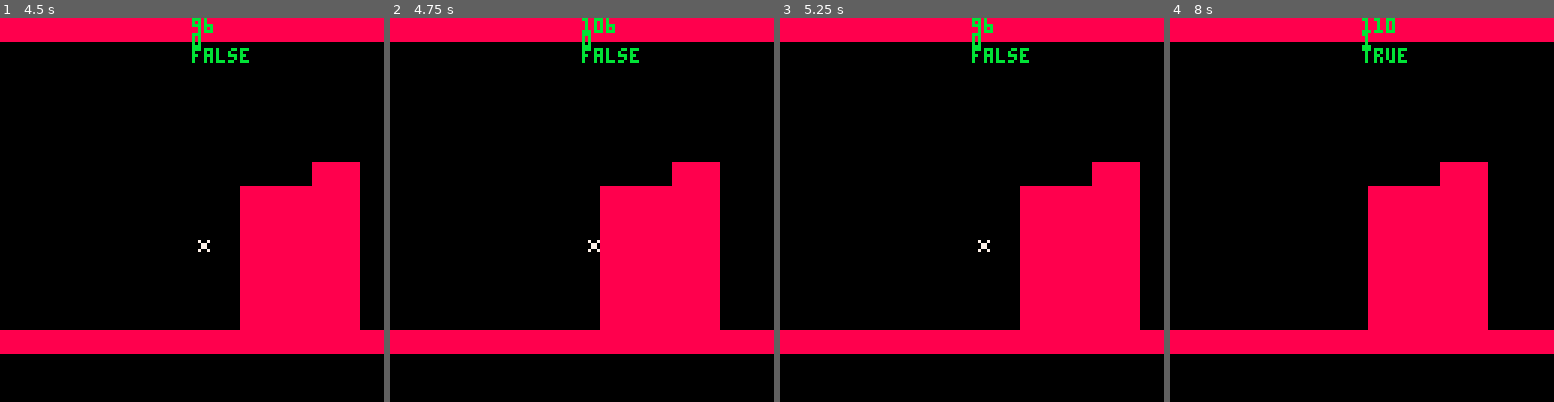
Above: before the commit, frames 1-4 (left to right).
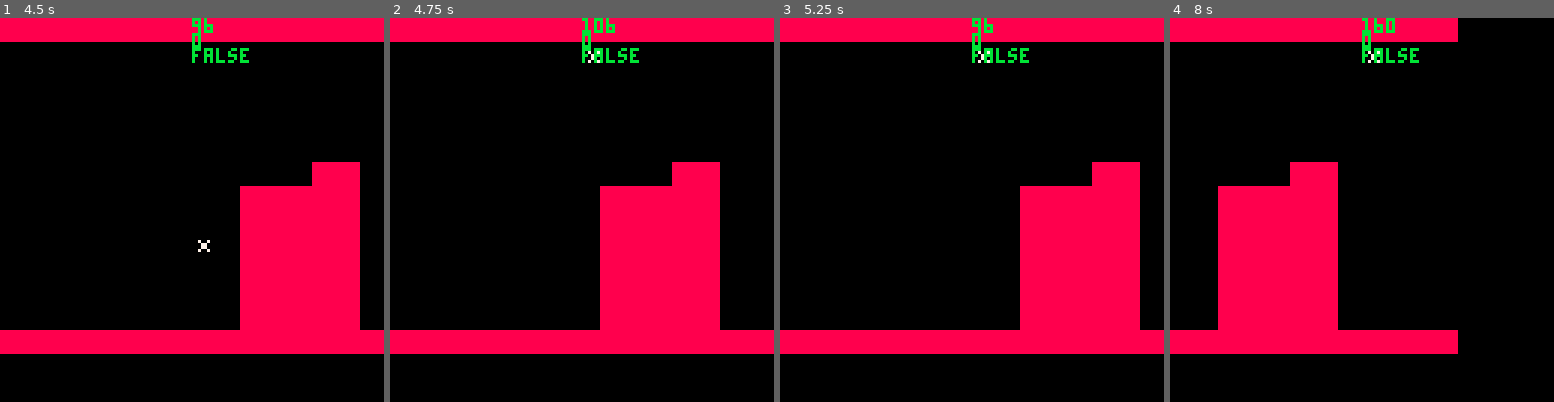
Above: after the commit, the same moments.

Repository: pratik2709/anotherPlatformer
Game: PICO-8 cartridge player.p8
Two runs of this game, one before a commit and one after it. Both use one fixed random seed, a clock stepped at 60 frames per second and the inputs below.
Inputs:
- Up to frame 1 (4.5 s): tap O (Z key) at 0.7, 1.7, 2.1, 2.5, 2.9, 3.3, 3.7, 4.1 s; hold Right 1.6-2.1 s; hold Right 2.47-3.03 s; hold Left 3.08-3.58 s; hold Right from 4.02 s (still down)
- Up to frame 2 (4.75 s): tap O (Z key) at 4.5 s; release Right at 4.68 s
- Up to frame 3 (5.25 s): tap O (Z key) at 4.9 s; hold Left from 5.08 s (still down)
- Up to frame 4 (8 s): tap O (Z key) every 0.4 s from 5.3 to 7.7 s; release Left at 5.68 s; hold Right 6.08-6.58 s; hold Right 6.63-7.13 s; hold Right from 7.5 s (still down)

Frame 1 is identical in both runs. In frame 2, less than 0.1% of the frame differs, in the area x 51-55%, y 8-61%; in frame 3, less than 0.1%; in frame 4, 28%, in the area x 12-100%, y 0-88%.

Commit message:
moving downwards and land on tile --intermediate

Diff:
--- a/player.p8
+++ b/player.p8
@@ -88,6 +88,31 @@
   actor.x=actor.startx
  end
 
+ --bottom corners of an object
+ -- |   |
+ -- |   |
+ -- .   .   dots represent bottom corners
+ -- divide by 8 to find the cell numer ?
+ local vertex1=mget((actor.x)/8,(actor.y+8)/8)
+ local vertex2=mget((actor.x+7)/8,(actor.y+8)/8)
+
+ --by default actor is assumed to be floating
+ actor.isgrounded = false
+
+ --moving downward check for floors
+ if actor.dy>=0 then
+  --look for a floor
+  if fget(vertex1,0) or fget(vertex2,0) then
+  -- place the actor on top of the tile
+  -- why multiply by 8 ??
+  actor.y = flr((actor.y)/8)
+  --halt velocity
+  actor.dy=0
+  --enable jump again
+  actor.isgrounded=true
+  actor.jumptimer=0
+  end
+ end
 end
 
 function player:new(x, y)
